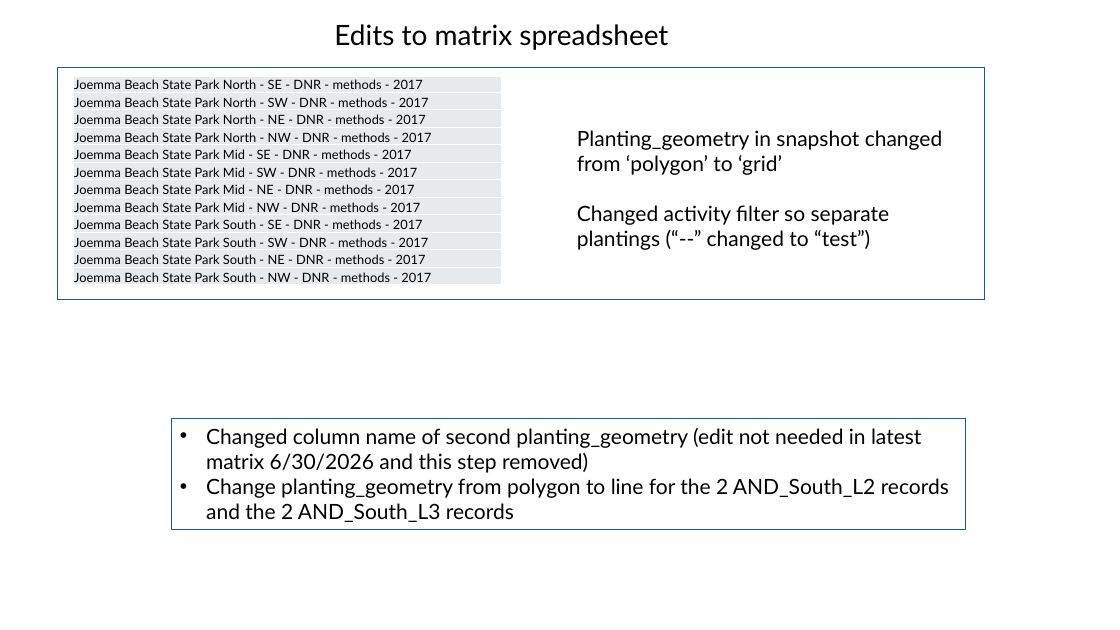
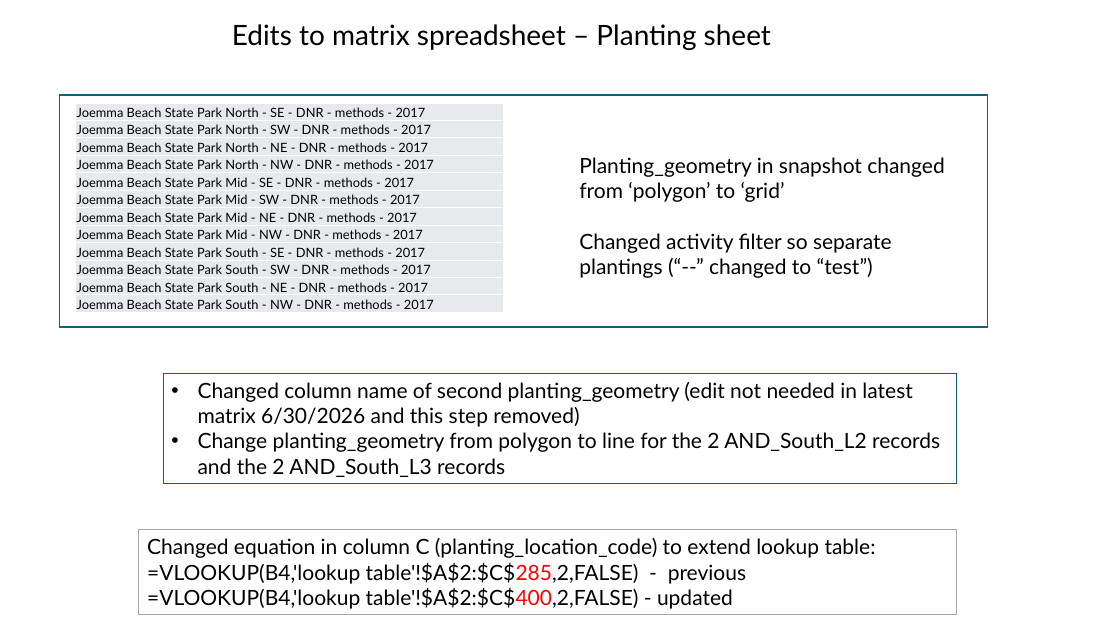
Before and after one commit to WA-Nearshore/seagrass-restoration-processing, a slide deck: slide 30 of docs/seagrass_restoration_storymap_notes.pptx (slide 25 before the commit). Drawn at 1120x630 pixels with LibreOffice and Linux fonts; fonts in the diff are those of the drawing. Boxes give left, top, right and bottom in pixels: in the first picture for what was removed or moved away, otherwise in the second. Text is boxed around its words. In the diff, an @@ line names an element or a change of style, - is before the commit and + after.

```diff
--- a/docs/seagrass_restoration_storymap_notes.pptx
+++ b/docs/seagrass_restoration_storymap_notes.pptx
@@ text at [232, 24, 771, 50]: text changed @@
-Edits to matrix spreadsheet
+Edits to matrix spreadsheet – Planting sheet
@@ rectangle: place and size @@
-rectangle at [57, 67, 985, 299]
+rectangle at [60, 95, 987, 327]
@@ table: place and size @@
-table at [73, 76, 502, 286]
+table at [76, 104, 504, 313]
@@ text "Planting_geometry in snapshot changed from ...": place and size @@
-text "Planting_geometry in snapshot changed from ..." at [577, 130, 942, 250]
+text "Planting_geometry in snapshot changed from ..." at [579, 157, 944, 278]
@@ rectangle "Changed column name of second ...": place and size @@
-rectangle "Changed column name of second ..." at [171, 419, 965, 529]
+rectangle "Changed column name of second ..." at [163, 374, 957, 484]
@@ rectangle added at [139, 530, 956, 615], outline #A6A6A6 0.75 pt, 18 pt, text #000000 @@
+Changed equation in column C (planting_location_code) to extend lookup table:
+=VLOOKUP(B4,'lookup table'!$A$2:$C$285,2,FALSE) - previous
+=VLOOKUP(B4,'lookup table'!$A$2:$C$400,2,FALSE) - updated
```
Also in this commit, not shown: 2 other slides changed, 6 slides added, 4 other files.
